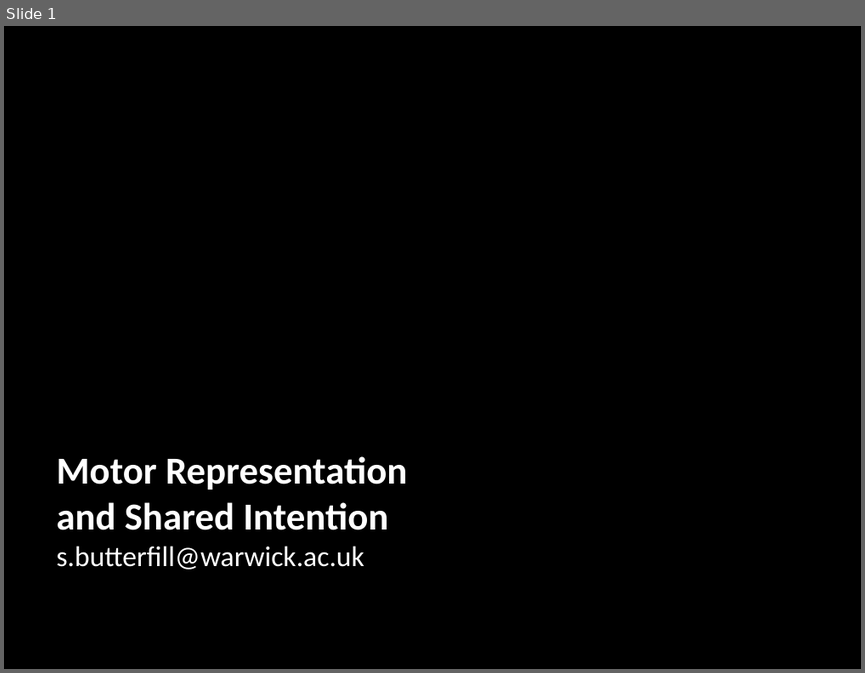
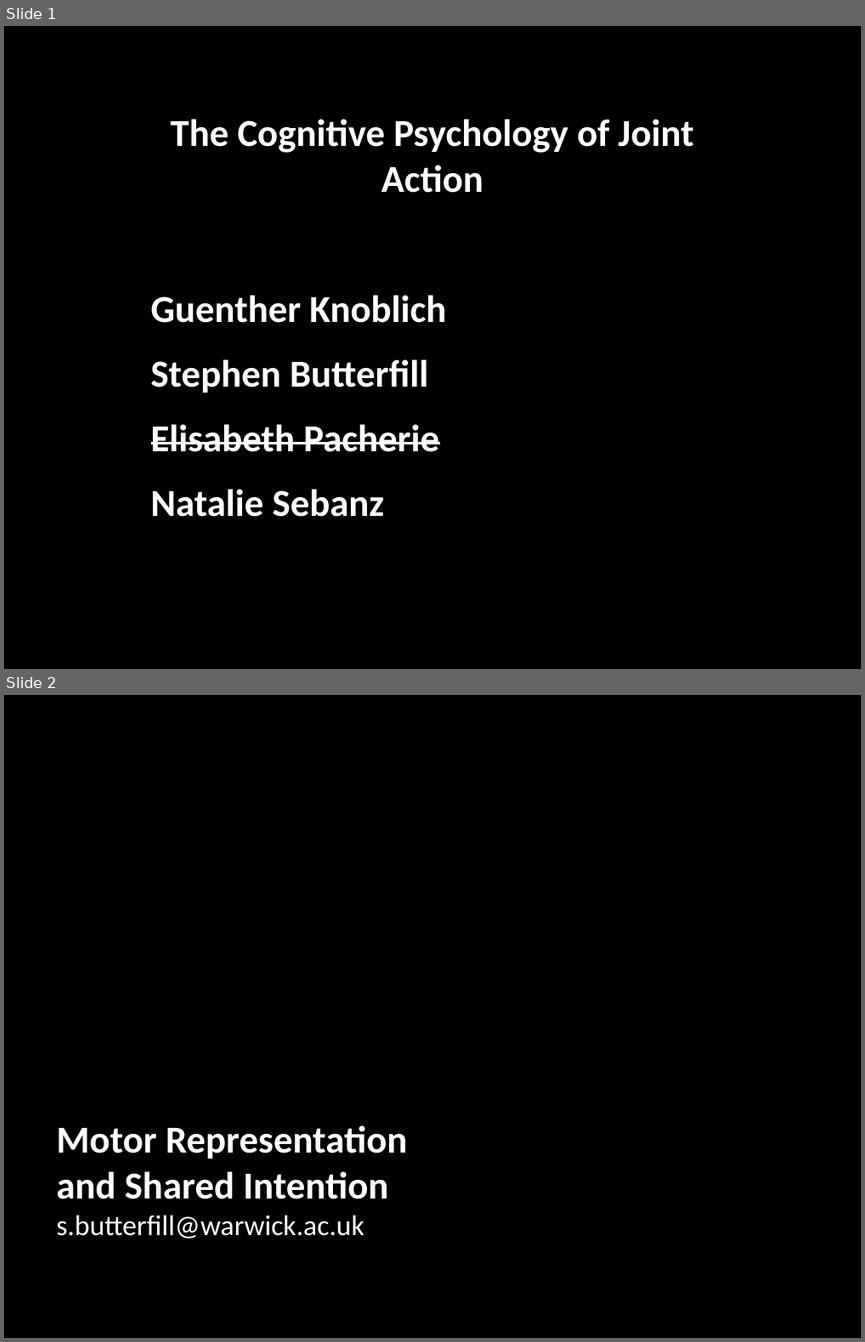
Before and after one commit to butterfill/writing, a slide deck: intention motor representation joint action (paper 3)/conf collective intentionality manchester 2012/motor representation and shared intention - manchester collective intentionality 2012.pptx. Shown one above the other, each under a label of ours: slide 1 before the commit, slides 1 and 2 after it. The pictures are 865x673 and 865x1342 pixels, drawn with LibreOffice and Linux fonts; fonts in the diff are those of the drawing; background and template pictures are left out. Boxes give left, top, right and bottom in pixels: in the first picture for what was removed or moved away, otherwise in the second. Text is boxed around its words. In the diff, an @@ line names an element or a change of style, - is before the commit and + after.

```diff
--- a/intention motor representation joint action (paper 3)/conf collective intentionality manchester 2012/motor representation and shared intention - manchester collective intentionality 2012.pptx
+++ b/intention motor representation joint action (paper 3)/conf collective intentionality manchester 2012/motor representation and shared intention - manchester collective intentionality 2012.pptx
@@ slide 1 added at [4, 26, 861, 669], background #000000 @@
@@ text added at [151, 119, 693, 516], 32 pt, text #FFFFFF, bold @@
+The Cognitive Psychology of Joint Action
+Guenther Knoblich
+Stephen Butterfill
+Elisabeth Pacherie
+Natalie Sebanz
@@ rectangle added at [4, 428, 561, 603], fill gradient #000000 @@
@@ what was slide 1 is now slide 2 @@
```
Also in this commit, not shown: 8 other files.
